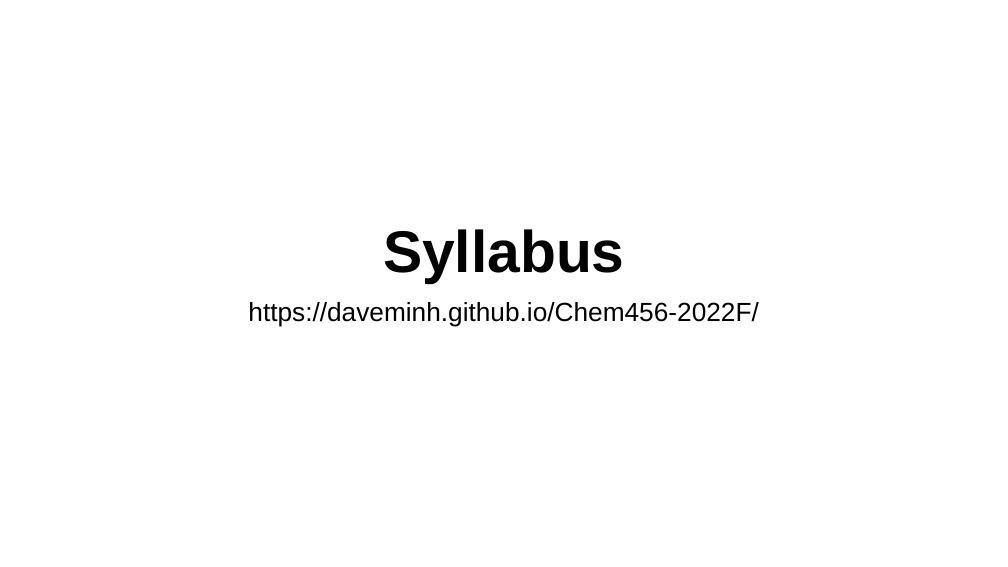
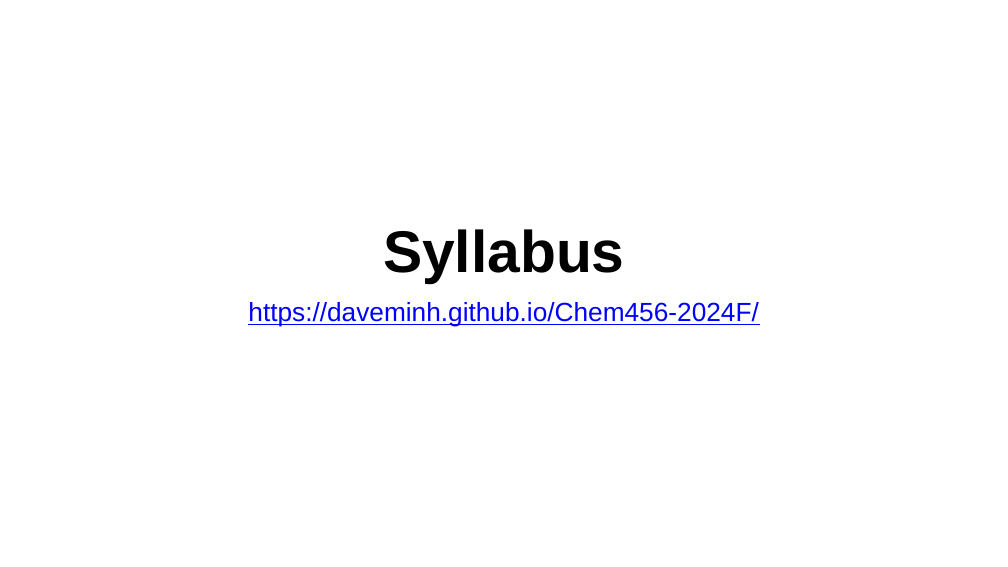
Before and after one commit to daveminh/Chem456-2024F, a slide deck: slide 3 of slides/08-26-Introduction.pptx. Drawn at 1008x567 pixels with LibreOffice and Linux fonts; fonts in the diff are those of the drawing. Boxes give left, top, right and bottom in pixels: in the first picture for what was removed or moved away, otherwise in the second. Text is boxed around its words. In the diff, an @@ line names an element or a change of style, - is before the commit and + after.

```diff
--- a/slides/08-26-Introduction.pptx
+++ b/slides/08-26-Introduction.pptx
@@ subtitle at (x1=248, y1=302, x2=758, y2=327): text changed; text colour #000000 to #0000FF @@
-https://daveminh.github.io/Chem456-2022F/
+https://daveminh.github.io/Chem456-2024F/
```
Also in this commit, not shown: 4 other slides changed, 2 slides added, 4 slides removed, 2 other files.
